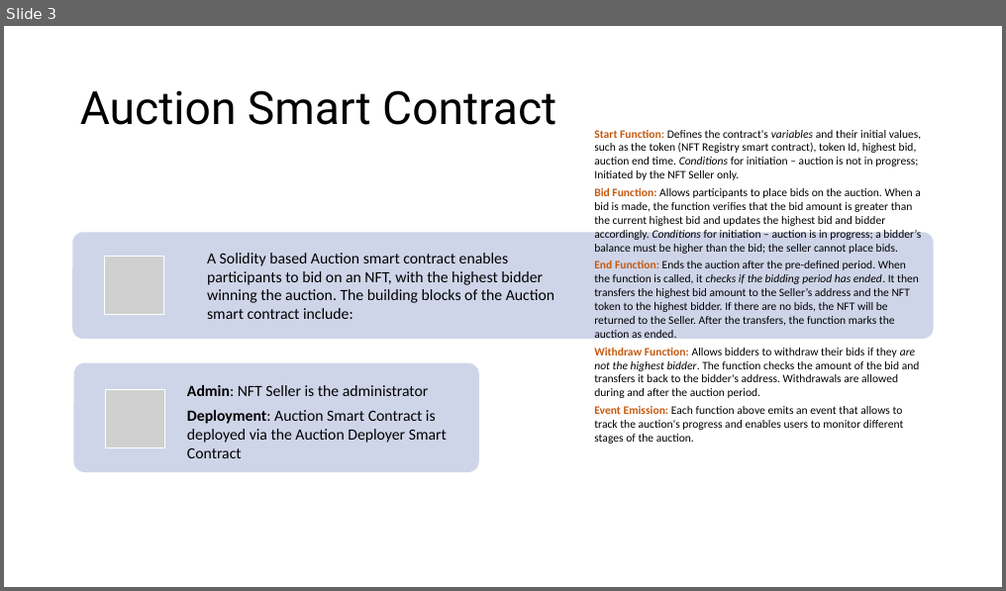
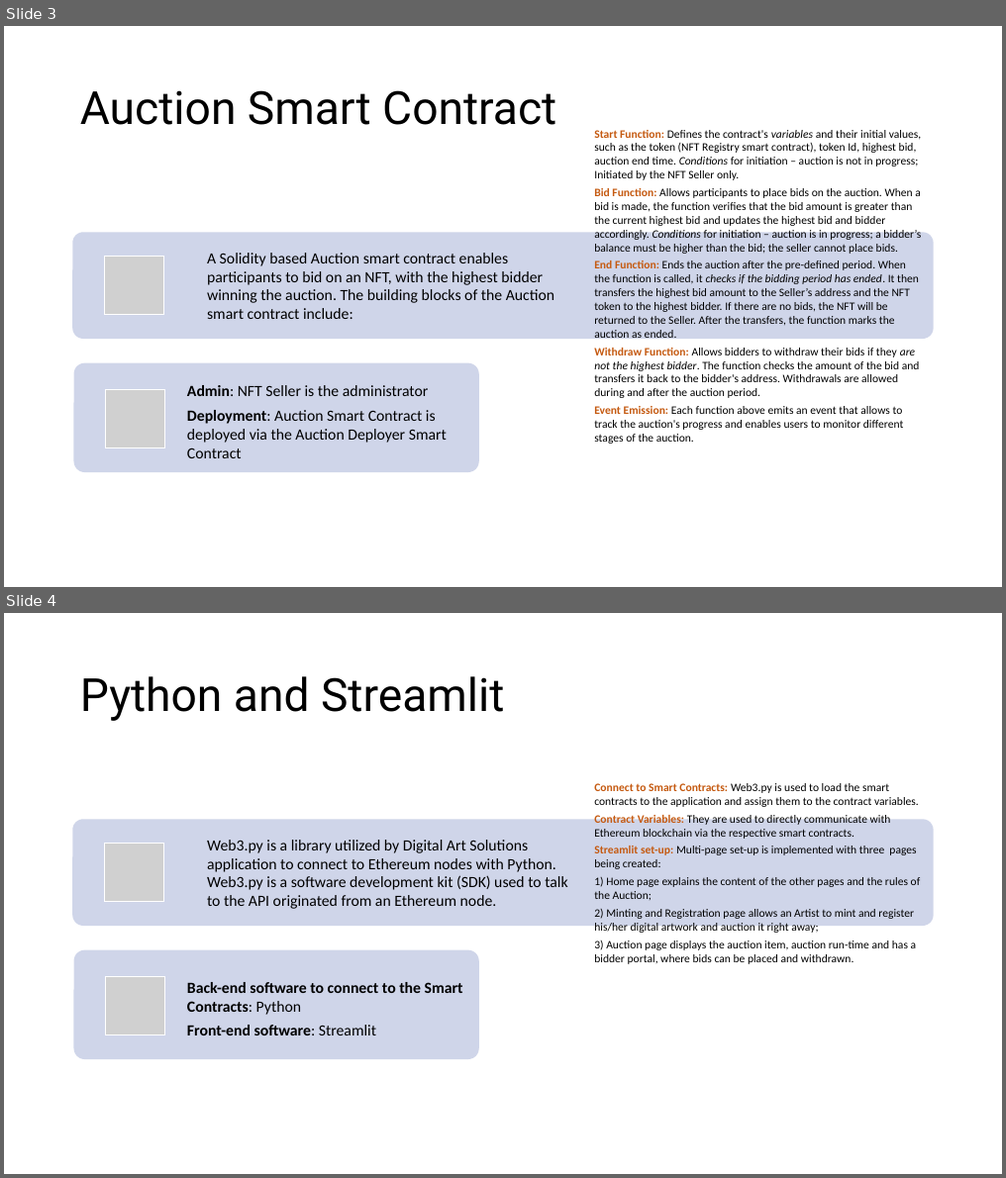
Before and after one commit to BorisDudkin/FinTech_Project_3_Digital_Art, a slide deck: Digital Art Solutions.pptx. Shown one above the other, each under a label of ours: slide 3 before the commit, slides 3 and 4 after it. The pictures are 1006x591 and 1006x1178 pixels, drawn with LibreOffice and Linux fonts; fonts in the diff are those of the drawing; grey boxes stand for pictures. Boxes give left, top, right and bottom in pixels: in the first picture for what was removed or moved away, otherwise in the second. Text is boxed around its words. In the diff, an @@ line names an element or a change of style, - is before the commit and + after.

```diff
--- a/Digital Art Solutions.pptx
+++ b/Digital Art Solutions.pptx
@@ slide 4 added at bbox=[4, 613, 1002, 1174], background #FFFFFF @@
@@ title added at bbox=[80, 676, 504, 721], 44 pt, text #000000 @@
+Python and Streamlit
@@ group added at bbox=[73, 783, 934, 1059]: 3 texts, 2 rounded rectangles, 2 pictures @@
+Web3.py is a library utilized by Digital Art Solutions application to connect to Ethereum nodes with Python. Web3.py is a software development kit (SDK) used to talk to the API originated from an Ethereum node.
+Connect to Smart Contracts: Web3.py is used to load the smart contracts to the application and assign them to the contract variables.
+Contract Variables: They are used to directly communicate with Ethereum blockchain via the respective smart contracts.
+Streamlit set-up: Multi-page set-up is implemented with three pages being created:
+1) Home page explains the content of the other pages and the rules of the Auction;
+2) Minting and Registration page allows an Artist to mint and register his/her digital artwork and auction it right away;
+3) Auction page displays the auction item, auction run-time and has a bidder portal, where bids can be placed and withdrawn.
+Back-end software to connect to the Smart Contracts: Python
+Front-end software: Streamlit
```
Also in this commit, not shown: 1 slide changed.
